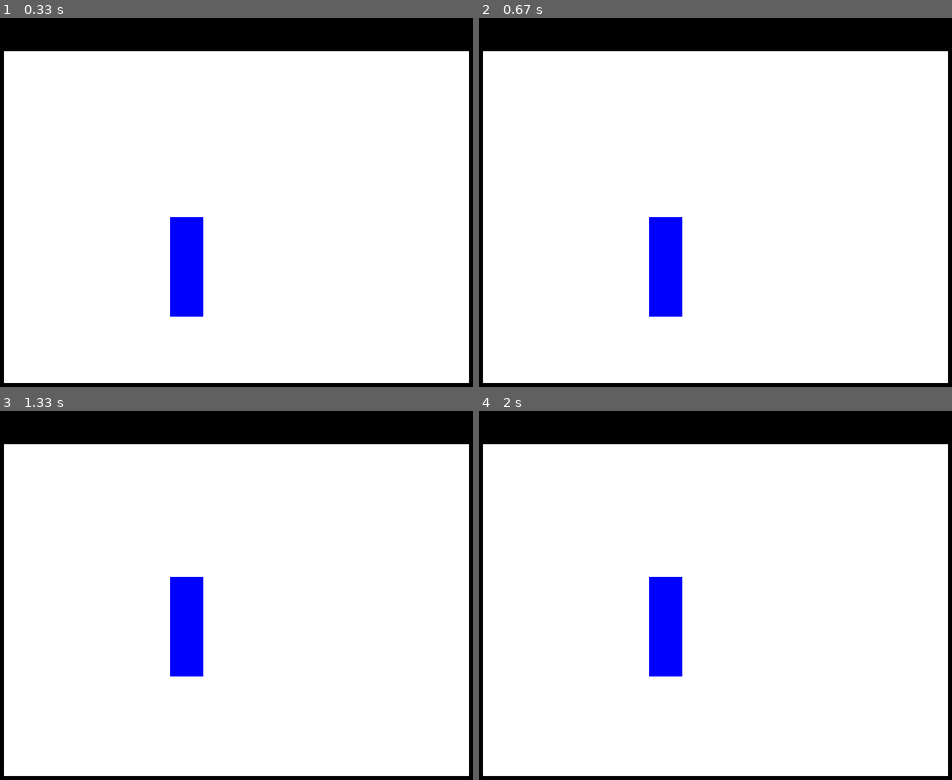
Above: before the commit, frames 1-4 (two rows, left to right).
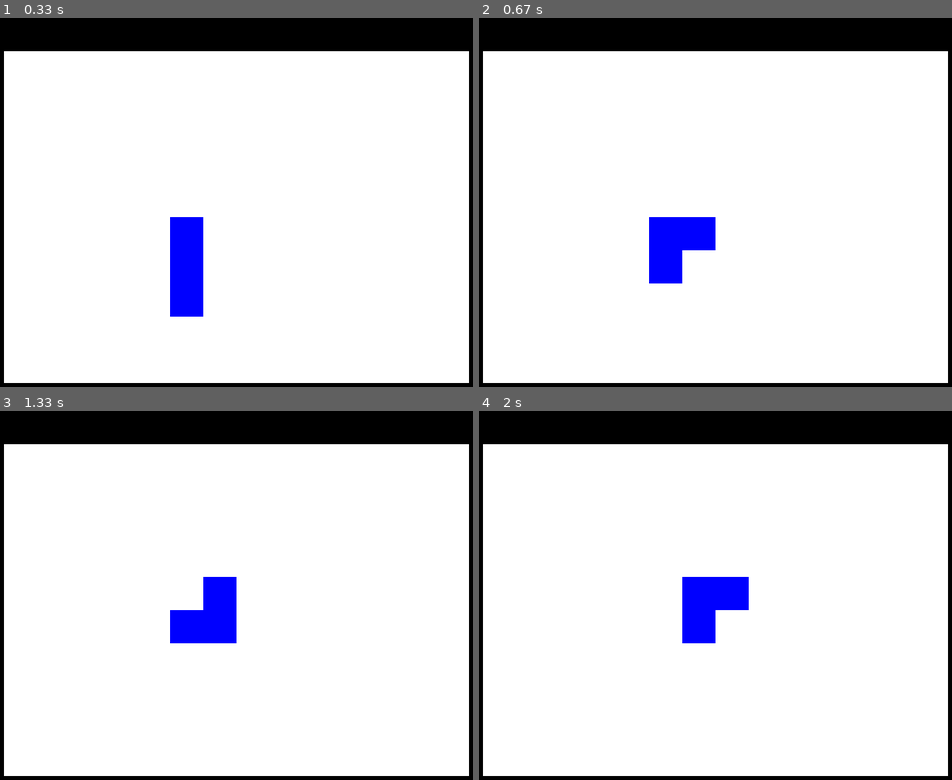
Above: after the commit, the same moments.

Repository: EmilyDieHenne/PygameSnake
Game: pygame game, started from main.py
Same seed, same stepped clock (60 frames per second), same inputs: the game is played once before the commit and once after it.
Inputs:
- Up to frame 1 (0.33 s): no input
- Up to frame 2 (0.67 s): hold D from 0.33 s (still down)
- Up to frame 3 (1.33 s): release D at 0.8 s; hold W 0.83-1.18 s; hold D from 1.22 s (still down)
- Up to frame 4 (2 s): release D at 1.82 s

Frame 1 is identical in both runs. In frame 2, 1.3% of the frame differs, in the area x 35-50%, y 53-81%; in frame 3, 2.5%; in frame 4, 3.8%, in the area x 35-58%, y 44-72%.

Commit message:
added collision

Diff:
--- a/main.py
+++ b/main.py
@@ -1,7 +1,5 @@
 import pygame
 
-
-direction = 'up'
 snake = [
     {'x': 5, 'y': 5},
     {'x': 5, 'y': 6},
@@ -14,8 +12,18 @@
 pygame.display.set_caption("Snake")
 
 
-def move():
+def check_for_collision():
+    # checks if snake head has collided with body
+    if snake.count((snake[0])) > 1:
+        return True
+    # checks if snake head has hit the wall
+    if snake[0]['x'] < 0 or snake[0]['y'] < 0 or snake[0]['x'] > 13 or snake[0]['y'] > 9:
+        return True
 
+    return False
+
+
+def move(direction):
     eat_fruit = False
 
     if not eat_fruit:
@@ -51,18 +59,38 @@
 
 
 def main():
+    direction = 'up'
     clock = pygame.time.Clock()
-    pygame.time.set_timer(pygame.USEREVENT, 1000 - score)
+    pygame.time.set_timer(pygame.USEREVENT, 500 - score)
     running = True
     draw()
+
     while running:
-        clock.tick(60)
+        clock.tick(60)  # FPS
+
         for event in pygame.event.get():
-            #print(event)
+            # print(event)
+            if event.type == pygame.KEYDOWN:
+                if event.key == pygame.K_w:
+                    direction = 'up'
+
+                if event.key == pygame.K_a:
+                    direction = 'left'
+
+                if event.key == pygame.K_s:
+                    direction = 'down'
+
+                if event.key == pygame.K_d:
+                    direction = 'right'
+
             if event.type == pygame.QUIT:
                 running = False
             if event.type == pygame.USEREVENT:
-                move()
+                move(direction)
+                has_collided = check_for_collision()
+                if has_collided:
+                    running = False
+
                 draw()
 
     pygame.quit()
